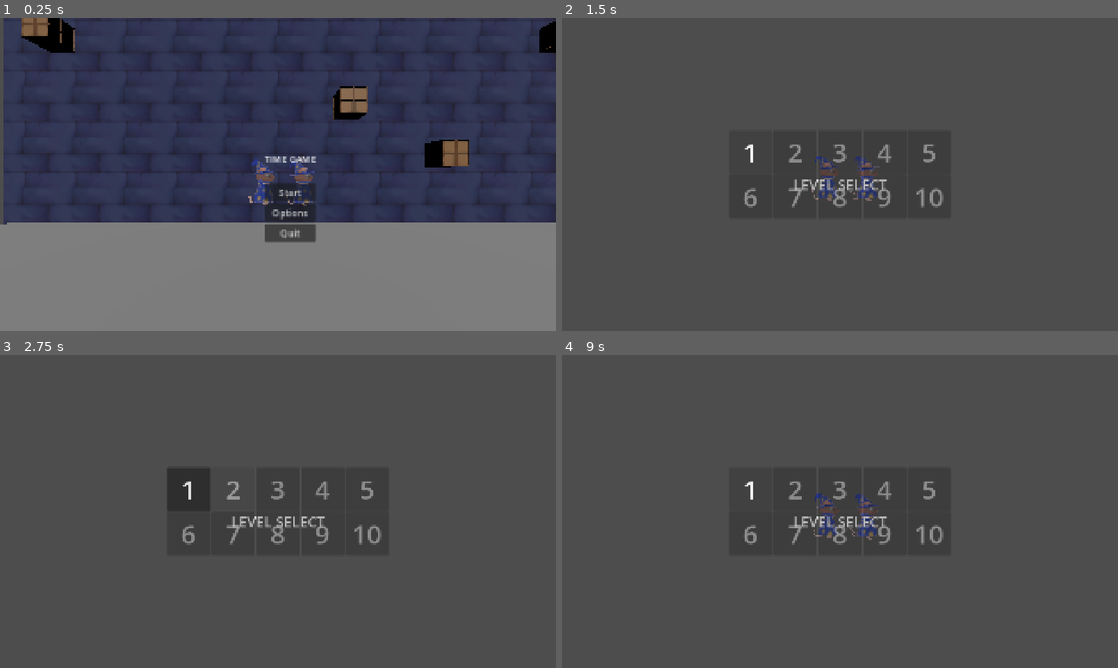
Above: before the commit, frames 1-4 (two rows, left to right).
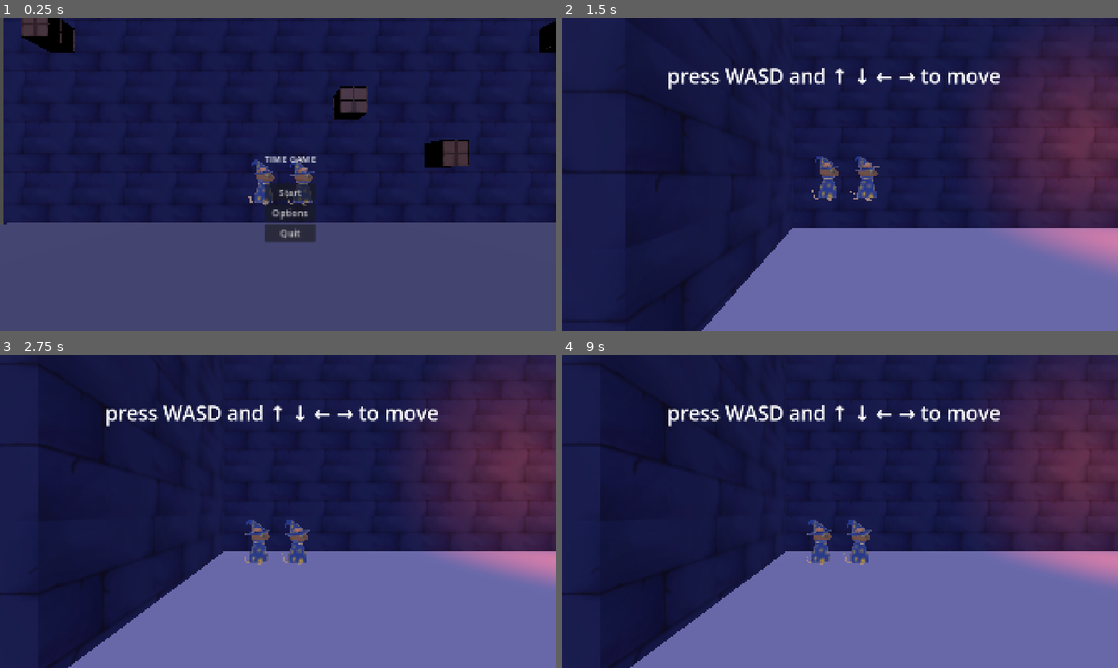
Above: after the commit, the same moments.

Repository: ARandomGuyTH/awh-rats
Game: Godot game, scene res://scenes/main/main.tscn
Same seed, same stepped clock (60 frames per second), same inputs: the game is played once before the commit and once after it.
Inputs (mouse positions are in pixels of both pictures, inside the frame that each line leads up to):
- Up to frame 1 (0.25 s): no input
- Up to frame 2 (1.5 s): click "Start" at 0.5 s; click "1" at 1.25 s
- Up to frame 3 (2.75 s): click (233, 489) at 2 s, where only the run before the commit has a clickable "2"
- Up to frame 4 (9 s): click (840, 489) at 2.75 s, where only the run before the commit has a clickable "3"; click (884, 489) at 3.5 s, where only the run before the commit has a clickable "4"; click (928, 489) at 4.25 s, where only the run before the commit has a clickable "5"; click (751, 533) at 5 s, where only the run before the commit has a clickable "6"; click (795, 533) at 5.75 s, where only the run before the commit has a clickable "7"; click (840, 533) at 6.5 s, where only the run before the commit has a clickable "8"; click (884, 533) at 7.25 s, where only the run before the commit has a clickable "9"; click (928, 533) at 8 s, where only the run before the commit has a clickable "10"; click (751, 489) at 8.75 s, where only the run before the commit has a clickable "1"

The runs differ from the first frame. In frame 1, 84% of the frame differs, in the area x 0-100%, y 0-100%; in frame 2, 100%; in frame 3, 100%; in frame 4, 100%.

Commit message:
added text

Diff:
--- a/project.godot
+++ b/project.godot
@@ -34,6 +34,10 @@
 "res://assets/": "red",
 "res://scenes/": "purple"
 }
+
+[filesystem]
+
+import/blender/enabled=false
 
 [input]
 
--- a/scenes/levels/1.tscn
+++ b/scenes/levels/1.tscn
@@ -1,7 +1,89 @@
 [gd_scene format=3 uid="uid://dfpqqi4427h3m"]
 
 [ext_resource type="Script" uid="uid://mch6ywhqvbxs" path="res://scenes/main/resettable.gd" id="1_ie7v7"]
+[ext_resource type="PackedScene" uid="uid://d8y1o4nmtvi7" path="res://scenes/objects/brickWall.tscn" id="2_le1x0"]
+[ext_resource type="Texture2D" uid="uid://dsn1xynfek0tm" path="res://assets/textures/basementWall.PNG" id="3_x3ltn"]
+
+[sub_resource type="BoxShape3D" id="BoxShape3D_x3ltn"]
+size = Vector3(54, 1, 18.036377)
+
+[sub_resource type="BoxMesh" id="BoxMesh_f00r8"]
+size = Vector3(53.932785, 0.90792084, 18.149658)
+
+[sub_resource type="StandardMaterial3D" id="StandardMaterial3D_f00r8"]
+albedo_texture = ExtResource("3_x3ltn")
+uv1_scale = Vector3(0.3, 0.3, 0.3)
+uv1_triplanar = true
+
+[sub_resource type="BoxMesh" id="BoxMesh_0absb"]
+material = SubResource("StandardMaterial3D_f00r8")
+size = Vector3(7.663086, 45.99144, 10.918457)
+
+[sub_resource type="BoxShape3D" id="BoxShape3D_68ra0"]
+size = Vector3(7.5705566, 28.337769, 7.8168945)
 
 [node name="1" type="Node3D" unique_id=1546260991]
+transform = Transform3D(1, 0, 0, 0, 1, 0, 0, 0, 1, 0, -1.371521, 0)
 script = ExtResource("1_ie7v7")
 metadata/_custom_type_script = "uid://mch6ywhqvbxs"
+
+[node name="StaticBody3D3" type="StaticBody3D" parent="." unique_id=1226183818]
+
+[node name="CollisionShape3D" type="CollisionShape3D" parent="StaticBody3D3" unique_id=481538193]
+transform = Transform3D(1, 0, 0, 0, 1, 0, 0, 0, 1, 10.262695, -1.6668723, -2.0259705)
+shape = SubResource("BoxShape3D_x3ltn")
+
+[node name="Node3D" parent="." unique_id=53726933 instance=ExtResource("2_le1x0")]
+transform = Transform3D(1, 0, 0, 0, 1, 0, 0, 0, 1, 2.6651917, -0.9151764, -3.9184008)
+
+[node name="MeshInstance3D" parent="Node3D" index="0" unique_id=41841136]
+transform = Transform3D(1, 0, 0, 0, 1, 0, 0, 0, 1, 7.2218323, 21.96817, 0)
+
+[node name="MeshInstance3D" type="MeshInstance3D" parent="." unique_id=2141614967]
+transform = Transform3D(1, 0, 0, 0, 1, 0, 0, 0, 1, 10.139389, -1.6735373, -2.2446508)
+mesh = SubResource("BoxMesh_f00r8")
+
+[node name="Node3D2" type="Node3D" parent="." unique_id=509997771]
+
+[node name="MeshInstance3D" type="MeshInstance3D" parent="Node3D2" unique_id=1818733834]
+transform = Transform3D(1, 0, 0, 0, 1, 0, 0, 0, 1, -6.369548, 21.227173, 1.583252)
+mesh = SubResource("BoxMesh_0absb")
+
+[node name="MeshInstance3D2" type="MeshInstance3D" parent="Node3D2" unique_id=1212188702]
+transform = Transform3D(1, 0, 0, 0, 1, 0, 0, 0, 1, 23.409637, 21.47586, 1.3635025)
+mesh = SubResource("BoxMesh_0absb")
+
+[node name="DirectionalLight3D" type="DirectionalLight3D" parent="." unique_id=1215596580]
+transform = Transform3D(0.7176554, -0.49132705, 0.49352676, 1.2581013e-08, 0.7086844, 0.70552564, -0.6963985, -0.5063242, 0.5085911, 0, 1, 6)
+light_color = Color(0.6682405, 0.6682405, 1.0630565, 1)
+light_energy = 0.7
+script = ExtResource("1_ie7v7")
+
+[node name="DirectionalLight3D" type="DirectionalLight3D" parent="DirectionalLight3D" unique_id=519282295]
+transform = Transform3D(-0.94258296, -0.17376673, -0.28520688, -0.10446775, -0.6577209, 0.7459827, -0.31721342, 0.73294526, 0.60180354, 0, 1.0000002, 6.000001)
+light_color = Color(0.6682405, 0.6682405, 1.0630565, 1)
+light_energy = 0.7
+script = ExtResource("1_ie7v7")
+
+[node name="StaticBody3D" type="StaticBody3D" parent="." unique_id=1488254769]
+transform = Transform3D(1, 0, 0, 0, 1, 0, 0, 0, 1, 0.19554901, 0, 0)
+
+[node name="CollisionShape3D" type="CollisionShape3D" parent="StaticBody3D" unique_id=842015081]
+transform = Transform3D(1, 0, 0, 0, 1, 0, 0, 0, 1, -6.2799606, 12.231873, 3.4084473)
+shape = SubResource("BoxShape3D_68ra0")
+
+[node name="StaticBody3D2" type="StaticBody3D" parent="." unique_id=1300250592]
+transform = Transform3D(1, 0, 0, 0, 1, 0, 0, 0, 1, 28.840141, 0, 0)
+
+[node name="CollisionShape3D" type="CollisionShape3D" parent="StaticBody3D2" unique_id=852691199]
+transform = Transform3D(1, 0, 0, 0, 1, 0, 0, 0, 1, -5.4158783, 12.231873, 3.4084473)
+shape = SubResource("BoxShape3D_68ra0")
+
+[node name="OmniLight3D" type="OmniLight3D" parent="." unique_id=1955762783]
+transform = Transform3D(1, 0, 0, 0, 1, 0, 0, 0, 1, 16.932137, 4.4174805, 0)
+light_color = Color(1, 0.39215687, 0, 1)
+light_energy = 5.0
+omni_range = 10.0
+omni_attenuation = 0.5
+
+[editable path="Node3D"]
--- /dev/null
+++ b/scenes/levels/1UI.tscn
@@ -0,0 +1,44 @@
+[gd_scene format=3 uid="uid://hl2d5ooemce3"]
+
+[node name="1ui" type="Control" unique_id=194384065]
+layout_mode = 3
+anchors_preset = 8
+anchor_left = 0.5
+anchor_top = 0.5
+anchor_right = 0.5
+anchor_bottom = 0.5
+grow_horizontal = 2
+grow_vertical = 2
+size_flags_horizontal = 4
+size_flags_vertical = 0
+
+[node name="HBoxContainer" type="HBoxContainer" parent="." unique_id=1399432707]
+layout_mode = 1
+anchors_preset = 8
+anchor_left = 0.5
+anchor_top = 0.5
+anchor_right = 0.5
+anchor_bottom = 0.5
+offset_left = -597.5
+offset_top = -263.5
+offset_right = 597.5
+offset_bottom = 263.5
+grow_horizontal = 2
+grow_vertical = 2
+
+[node name="VBoxContainer" type="VBoxContainer" parent="HBoxContainer" unique_id=808796578]
+layout_mode = 2
+size_flags_horizontal = 4
+size_flags_vertical = 4
+
+[node name="Label" type="Label" parent="HBoxContainer/VBoxContainer" unique_id=120382057]
+custom_minimum_size = Vector2(0, 750)
+layout_mode = 2
+size_flags_horizontal = 4
+size_flags_vertical = 0
+theme_override_font_sizes/font_size = 70
+text = "press WASD and ↑ ↓ ← → to move"
+metadata/_edit_use_anchors_ = true
+
+[node name="Label2" type="Label" parent="HBoxContainer/VBoxContainer" unique_id=1279883670]
+layout_mode = 2
--- a/scenes/levels/test_level.tscn
+++ b/scenes/levels/test_level.tscn
@@ -156,4 +156,10 @@
 [node name="Box42" parent="." unique_id=763262910 instance=ExtResource("2_yautc")]
 transform = Transform3D(0.3, 0, 0, 0, 0.3, 0, 0, 0, 0.3, 10.013405, 36.307526, 0)
 
+[node name="DirectionalLight3D" type="DirectionalLight3D" parent="." unique_id=453619945]
+transform = Transform3D(1, 0, 0, 0, 0.7086844, 0.70552564, 0, -0.70552564, 0.7086844, 0, 1, 6)
+light_color = Color(0.6682405, 0.6682405, 1.0630565, 1)
+light_energy = 0.7
+script = ExtResource("1_jbqir")
+
 [editable path="Node3D"]
--- a/scenes/main/main.tscn
+++ b/scenes/main/main.tscn
@@ -4,7 +4,6 @@
 [ext_resource type="PackedScene" uid="uid://b4pu5r0jr811y" path="res://scenes/player/player.tscn" id="2_iuonh"]
 [ext_resource type="Script" uid="uid://din41qm72vdjw" path="res://scenes/main/world.gd" id="2_k2fmo"]
 [ext_resource type="Script" uid="uid://bjqbg0kgrwk8d" path="res://scenes/main/camera.gd" id="3_l3cfh"]
-[ext_resource type="Script" uid="uid://mch6ywhqvbxs" path="res://scenes/main/resettable.gd" id="5_6q06x"]
 [ext_resource type="PackedScene" uid="uid://cqnb2xrxalaar" path="res://scenes/player/mouse_1.tscn" id="5_ow5a4"]
 
 [node name="GameController" type="CanvasLayer" unique_id=293849601 node_paths=PackedStringArray("world", "UI")]
@@ -28,7 +27,7 @@
 [node name="mouse1" parent="World/Player1" unique_id=848837630 instance=ExtResource("5_ow5a4")]
 transform = Transform3D(-2.1855694e-08, 0, -0.5, 0, 0.5, 0, 0.5, 0, -2.1855694e-08, 0, -0.44023132, 0)
 
-[node name="Skeleton3D" parent="World/Player1/mouse1/Armature" parent_id_path=PackedInt32Array(848837630, 596943628) index="0" unique_id=1877391148]
+[node name="Skeleton3D" parent="World/Player1/mouse1/Armature" parent_id_path=PackedInt32Array(848837630, 297578459) index="0" unique_id=1394445333]
 bones/1/rotation = Quaternion(-0.026852643, 1.08001035e-16, 1.08001035e-16, 0.9996395)
 bones/3/rotation = Quaternion(0.08645854, 1.18762934e-07, 1.0306662e-08, 0.99625546)
 bones/5/rotation = Quaternion(0.21898004, -1.1855351e-14, 5.2208907e-08, 0.97572935)
@@ -47,10 +46,6 @@
 [node name="mouse1" parent="World/Player2" unique_id=1427093980 instance=ExtResource("5_ow5a4")]
 transform = Transform3D(-2.1855694e-08, 0, -0.5, 0, 0.5, 0, 0.5, 0, -2.1855694e-08, 0, -0.46063232, 0)
 
-[node name="DirectionalLight3D" type="DirectionalLight3D" parent="World" unique_id=567865195]
-transform = Transform3D(1, 0, 0, 0, 0.7086844, 0.70552564, 0, -0.70552564, 0.7086844, 0, 1, 6)
-script = ExtResource("5_6q06x")
-
 [node name="UI" type="Control" parent="." unique_id=1252852173]
 layout_mode = 3
 anchors_preset = 8
--- a/scenes/menus/level-select/levelSelectMenu.tscn
+++ b/scenes/menus/level-select/levelSelectMenu.tscn
@@ -9,63 +9,65 @@
 anchor_bottom = 1.0
 grow_horizontal = 2
 grow_vertical = 2
+metadata/_edit_use_anchors_ = true
 
-[node name="Label" type="Label" parent="." unique_id=398532201]
-layout_mode = 1
-anchors_preset = 5
-anchor_left = 0.5
-anchor_right = 0.5
-offset_left = -20.0
-offset_right = 20.0
-offset_bottom = 23.0
-grow_horizontal = 2
-theme_override_font_sizes/font_size = 50
-text = "LEVEL SELECT"
-
-[node name="CenterContainer" type="CenterContainer" parent="." unique_id=1018400841]
+[node name="HBoxContainer" type="VBoxContainer" parent="." unique_id=728966239]
 layout_mode = 1
 anchors_preset = 8
 anchor_left = 0.5
 anchor_top = 0.5
 anchor_right = 0.5
 anchor_bottom = 0.5
-offset_left = -75.0
-offset_top = -75.0
-offset_right = 75.0
-offset_bottom = 75.0
+offset_left = -547.0
+offset_top = -188.5
+offset_right = 547.0
+offset_bottom = 188.5
 grow_horizontal = 2
 grow_vertical = 2
 
-[node name="GridContainer" type="GridContainer" parent="CenterContainer" unique_id=1538394187]
+[node name="Label" type="Label" parent="HBoxContainer" unique_id=398532201]
+custom_minimum_size = Vector2(0, 250)
+layout_mode = 2
+size_flags_horizontal = 4
+theme_override_font_sizes/font_size = 50
+text = "LEVEL SELECT"
+
+[node name="CenterContainer" type="CenterContainer" parent="HBoxContainer" unique_id=1018400841]
+layout_mode = 2
+metadata/_edit_use_anchors_ = true
+
+[node name="GridContainer" type="GridContainer" parent="HBoxContainer/CenterContainer" unique_id=1538394187]
 layout_mode = 2
 columns = 5
 
-[node name="LevelSelectButton2" parent="CenterContainer/GridContainer" unique_id=788538715 instance=ExtResource("1_6h8r3")]
+[node name="LevelSelectButton2" parent="HBoxContainer/CenterContainer/GridContainer" unique_id=788538715 instance=ExtResource("1_6h8r3")]
 layout_mode = 2
 
-[node name="LevelSelectButton" parent="CenterContainer/GridContainer" unique_id=156843625 instance=ExtResource("1_6h8r3")]
+[node name="LevelSelectButton" parent="HBoxContainer/CenterContainer/GridContainer" unique_id=156843625 instance=ExtResource("1_6h8r3")]
 layout_mode = 2
 
-[node name="LevelSelectButton3" parent="CenterContainer/GridContainer" unique_id=230521049 instance=ExtResource("1_6h8r3")]
+[node name="LevelSelectButton3" parent="HBoxContainer/CenterContainer/GridContainer" unique_id=230521049 instance=ExtResource("1_6h8r3")]
 layout_mode = 2
 
-[node name="LevelSelectButton4" parent="CenterContainer/GridContainer" unique_id=1318846670 instance=ExtResource("1_6h8r3")]
+[node name="LevelSelectButton4" parent="HBoxContainer/CenterContainer/GridContainer" unique_id=1318846670 instance=ExtResource("1_6h8r3")]
 layout_mode = 2
 
-[node name="LevelSelectButton5" parent="CenterContainer/GridContainer" unique_id=840287618 instance=ExtResource("1_6h8r3")]
+[node name="LevelSelectButton5" parent="HBoxContainer/CenterContainer/GridContainer" unique_id=840287618 instance=ExtResource("1_6h8r3")]
 layout_mode = 2
 
-[node name="LevelSelectButton6" parent="CenterContainer/GridContainer" unique_id=760236267 instance=ExtResource("1_6h8r3")]
+[node name="LevelSelectButton6" parent="HBoxContainer/CenterContainer/GridContainer" unique_id=760236267 instance=ExtResource("1_6h8r3")]
 layout_mode = 2
 
-[node name="LevelSelectButton7" parent="CenterContainer/GridContainer" unique_id=1869267217 instance=ExtResource("1_6h8r3")]
+[node name="LevelSelectButton7" parent="HBoxContainer/CenterContainer/GridContainer" unique_id=1869267217 instance=ExtResource("1_6h8r3")]
 layout_mode = 2
 
-[node name="LevelSelectButton8" parent="CenterContainer/GridContainer" unique_id=356464955 instance=ExtResource("1_6h8r3")]
+[node name="LevelSelectButton8" parent="HBoxContainer/CenterContainer/GridContainer" unique_id=356464955 instance=ExtResource("1_6h8r3")]
 layout_mode = 2
 
-[node name="LevelSelectButton9" parent="CenterContainer/GridContainer" unique_id=772737343 instance=ExtResource("1_6h8r3")]
+[node name="LevelSelectButton9" parent="HBoxContainer/CenterContainer/GridContainer" unique_id=772737343 instance=ExtResource("1_6h8r3")]
 layout_mode = 2
 
-[node name="LevelSelectButton10" parent="CenterContainer/GridContainer" unique_id=1622075373 instance=ExtResource("1_6h8r3")]
+[node name="LevelSelectButton10" parent="HBoxContainer/CenterContainer/GridContainer" unique_id=1622075373 instance=ExtResource("1_6h8r3")]
 layout_mode = 2
+
+[node name="Node" type="Node" parent="HBoxContainer/CenterContainer" unique_id=572200430]
--- a/scenes/menus/level-select/level_select_button.gd
+++ b/scenes/menus/level-select/level_select_button.gd
@@ -15,3 +15,4 @@
 	if is_unlocked:
 		Global.currentLevel = level
 		Global.game_controller.change_world_scene(levelPath+str(level)+ ".tscn")
+		Global.game_controller.change_ui_scene(levelPath+str(level)+ "UI.tscn")
Binary file added: assets/Box_box.png
Not shown, added: assets/Box_box.png.import
Binary file added: assets/mouse1_tex_mouse1.png
Not shown, added: assets/mouse1_tex_mouse1.png.import
